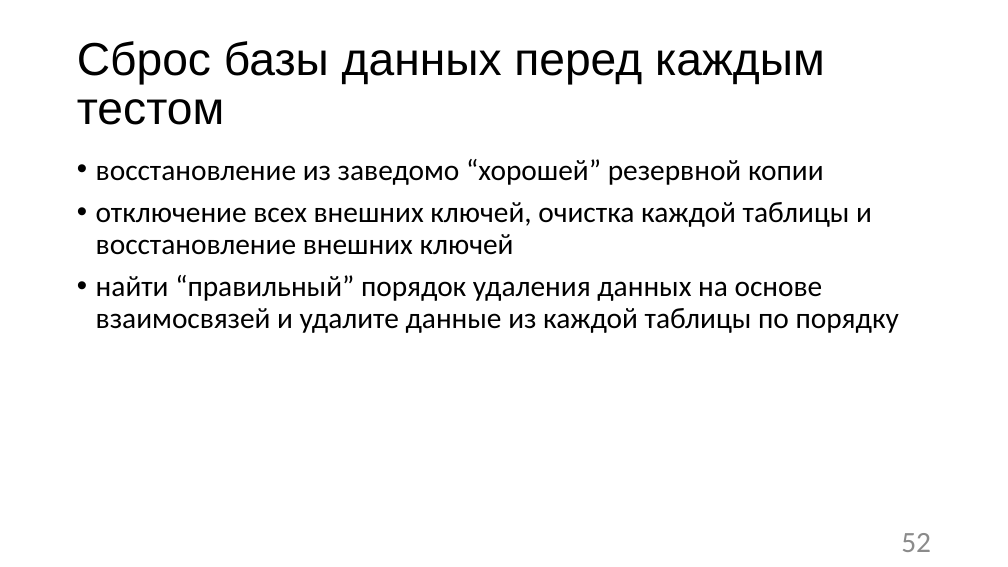
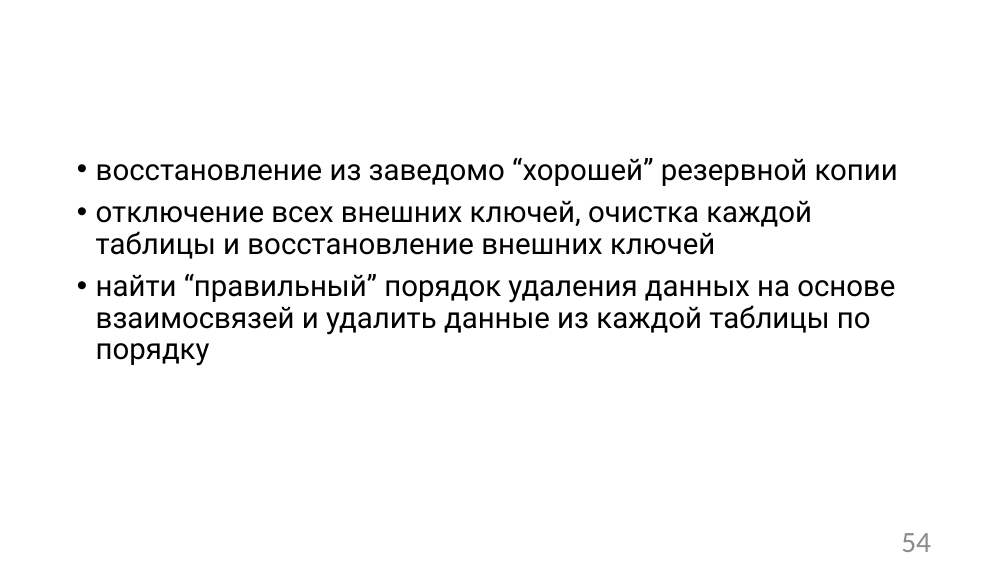
Before and after one commit to Sa1Gur/DbTest.Containers, a slide deck: slide 54 of DbaseTesting.pptx (slide 52 before the commit). Drawn at 1008x567 pixels with LibreOffice and Linux fonts; fonts in the diff are those of the drawing; background and template pictures are left out. Boxes give left, top, right and bottom in pixels: in the first picture for what was removed or moved away, otherwise in the second. Text is boxed around its words. In the diff, an @@ line names an element or a change of style, - is before the commit and + after.

```diff
--- a/DbaseTesting.pptx
+++ b/DbaseTesting.pptx
@@ title "Сброс базы данных перед каждым ..." at [70,30,987,140]: font Arial to Roboto, text colour #000000 to #FFFFFF @@
@@ text at [96,158,898,259]: font Calibri to Roboto in "восстановление из заведомо “хорошей” резервной копии", "отключение всех внешних ключей, очистка каждой таблицы ..." @@
@@ text at [96,274,895,366]: text changed; font Calibri to Roboto @@
-• найти “правильный” порядок удаления данных на основе взаимосвязей и удалите данные из каждой таблицы по порядку
+• найти “правильный” порядок удаления данных на основе взаимосвязей и удалить данные из каждой таблицы по порядку
@@ page number at [901,533,931,552]: text changed @@
-52
+54
```
Also in this commit, not shown: 80 other slides changed, 5 slides added, 5 other files.
